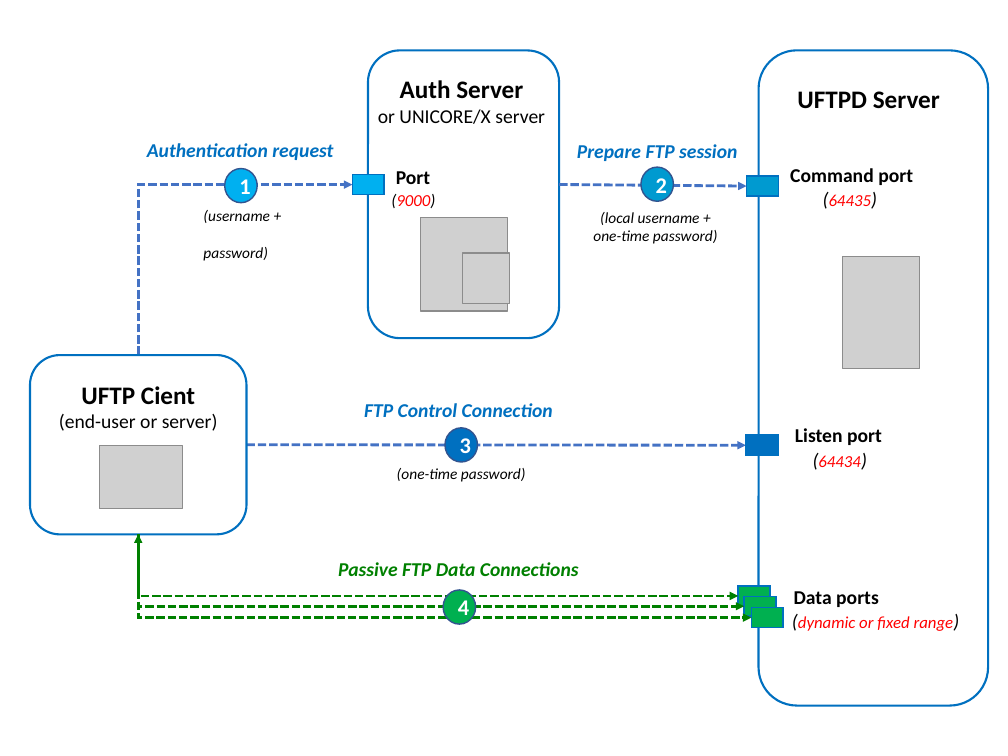
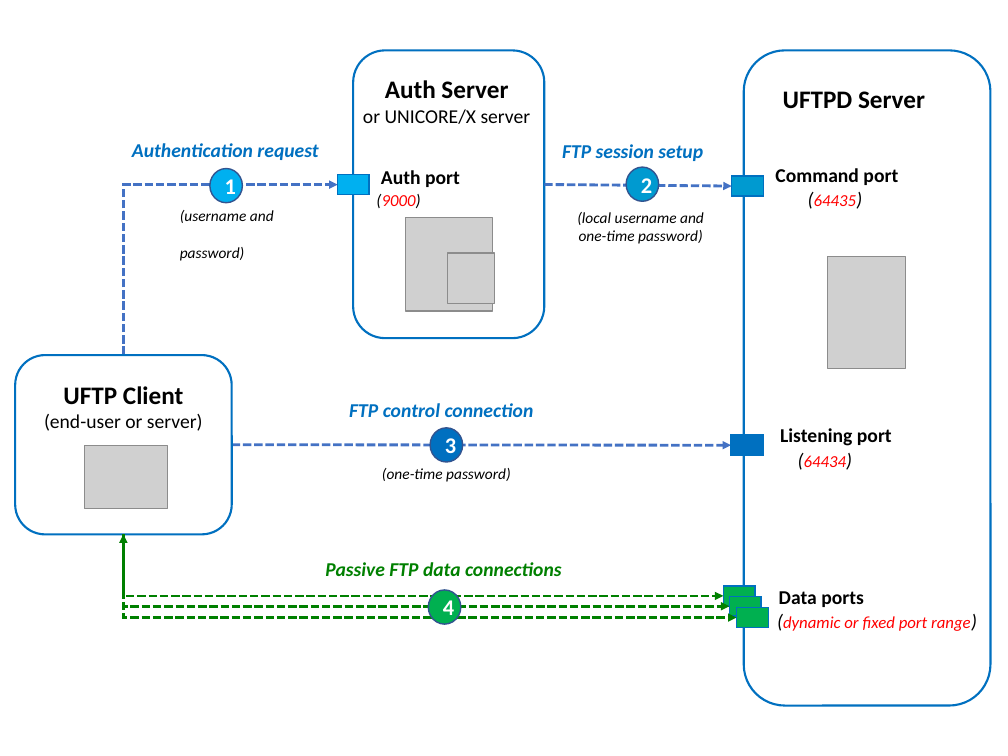
Before and after one commit to UNICORE-EU/uftp-docs, a slide deck: slide 1 of source/_static/test-uftp-setup.pptx. Drawn at 1008x756 pixels with LibreOffice and Linux fonts; fonts in the diff are those of the drawing; grey boxes stand for pictures. Boxes give left, top, right and bottom in pixels: in the first picture for what was removed or moved away, otherwise in the second. Text is boxed around its words. In the diff, an @@ line names an element or a change of style, - is before the commit and + after.

```diff
--- a/source/_static/test-uftp-setup.pptx
+++ b/source/_static/test-uftp-setup.pptx
@@ rounded rectangle resized from (x1=759, y1=50, x2=989, y2=706) to (x1=744, y1=50, x2=991, y2=706) @@
@@ text at (x1=562, y1=144, x2=703, y2=161): text changed @@
-Prepare FTP session
+FTP session setup
@@ text at (x1=381, y1=170, x2=460, y2=187): text changed @@
-Port
+Auth port
@@ 9 texts, 6 rectangles, 4 pictures, 4 ellipses, 3 elbow arrows, 2 arrows, 2 rounded rectangles, 1 elbow double arrow moved together from (x1=30, y1=50, x2=940, y2=628) to (x1=15, y1=50, x2=925, y2=628) @@
@@ text at (x1=180, y1=210, x2=274, y2=261): text changed @@
-(username +
-password)
+(username and
+password)
@@ text at (x1=577, y1=212, x2=704, y2=244): text changed @@
-(local username +
-one-time password)
+(local username and
+one-time password)
@@ text at (x1=44, y1=386, x2=203, y2=431): text changed @@
-UFTP Cient
-(end-user or server)
+UFTP Client
+(end-user or server)
@@ text at (x1=349, y1=403, x2=534, y2=417): text changed @@
-FTP Control Connection
+FTP control connection
@@ text at (x1=780, y1=428, x2=892, y2=446): text changed @@
-Listen port
+Listening port
@@ text at (x1=325, y1=562, x2=562, y2=576): text changed @@
-Passive FTP Data Connections
+Passive FTP data connections
@@ text at (x1=783, y1=616, x2=971, y2=631): text changed @@
-(dynamic or fixed range)
+(dynamic or fixed port range)
```
Also in this commit, not shown: 1 other file.
